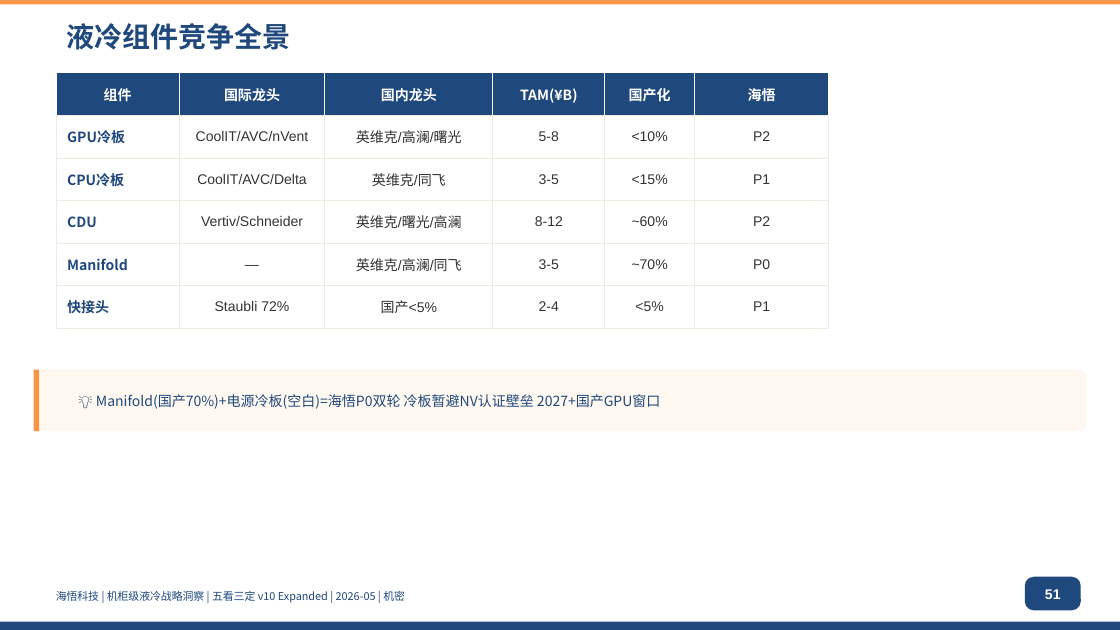
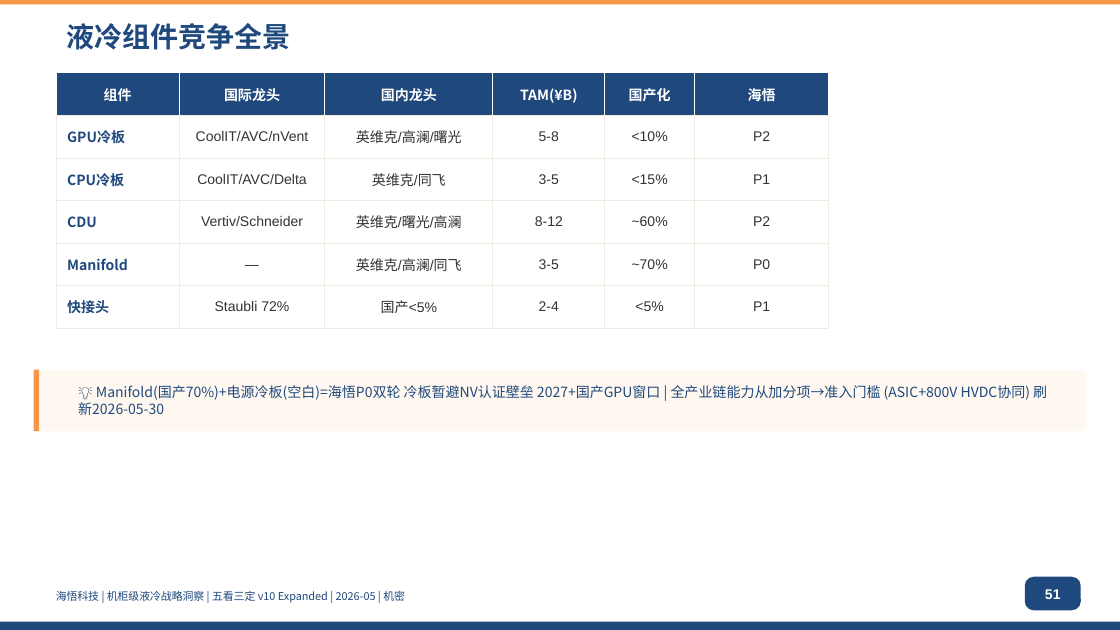
Before and after one commit to marshall9900/liquid-cooling-ecosystem, a slide deck: slide 37 of analysis/liquid-cooling/ppt/v10-compact/output/海悟液冷五看三定-v10-Compact.pptx. Drawn at 1120x630 pixels with LibreOffice and Linux fonts; fonts in the diff are those of the drawing. Boxes give left, top, right and bottom in pixels: in the first picture for what was removed or moved away, otherwise in the second. Text is boxed around its words. In the diff, an @@ line names an element or a change of style, - is before the commit and + after.

Commit message:
feat: PPT双版数据刷新 2026-05-30 — 市场规模/CAPEX/功率/战略框架更新(v10+R4)
v10-compact (11 slides modified):
- s001/s002/s076: 封面+目录+致谢 刷新日期
- s004: GPU功耗表 新增NVL576 600KW+TPU V8 1300W
- s005: 单柜功率峰值 400kW→600kW
- s007: OTT CAPEX $5,000亿→$6,000亿 补充中国液冷市场¥1300亿
- s008: 一看章节源标注刷新
- s013: OTT总结 补充Google TPU V8+Anthropic $36B融资
- s017: 昇腾芯片 insight行补充TPU V8 1300W参考
- s029: TAM/SAM 补充中国液冷服务器$23.7亿→¥162亿
- s031: 全球DC标杆 Google TPU V7→V7/V8 补充融资数据
- s037/s047: 竞争全景+总结 全产业链能力→准入门槛
- s063: 定战略 新增韬(τ)定律+三大催化赛道+黄金窗口
- s075: 核心结论 市场数据刷新+韬定律+三大催化赛道

v9-expanded-r4 (12 slides modified):
- s001/s002/s003/s005/s008: 封面+目录+方法论+市场+章节页 刷新
- s004: GPU功耗表 同v10
- s007: 一看小结 同v10
- s018: OTT总结 同v10 s013
- s022: 昇腾芯片 同v10 s017
- s042: TAM/SAM 同v10 s029
- s044: 全球DC标杆 同v10 s031
- s051: 竞争全景 同v10 s037
- s069: 三看总结 同v10 s047
- s083: 定战略 同v10 s063
- s087: 战略定位深度 三大催化赛道+窗口
- s100: 核心结论 同v10 s075

编译结果: ✅ v10-compact 3.4MB ✅ v9-expanded-r4 4.1MB

```diff
--- a/analysis/liquid-cooling/ppt/v10-compact/output/海悟液冷五看三定-v10-Compact.pptx
+++ b/analysis/liquid-cooling/ppt/v10-compact/output/海悟液冷五看三定-v10-Compact.pptx
@@ text at (78,385,1047,415): text changed @@
-💡 Manifold(国产70%)+电源冷板(空白)=海悟P0双轮 冷板暂避NV认证壁垒 2027+国产GPU窗口
+💡 Manifold(国产70%)+电源冷板(空白)=海悟P0双轮 冷板暂避NV认证壁垒 2027+国产GPU窗口 | 全产业链能力从加分项→准入门槛 (ASIC+800V HVDC协同) 刷新2026-05-30
```
Also in this commit, not shown: 12 other slides changed, 32 other files.
